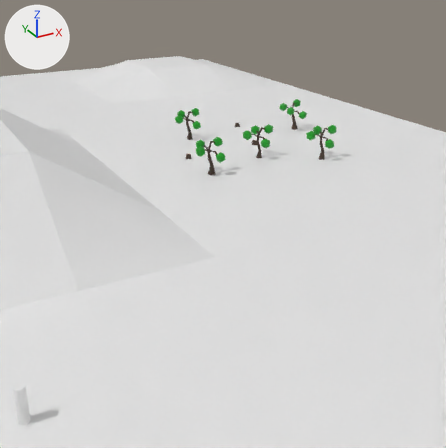
The Blender file assets/terrain.blend: old version first, new version second.
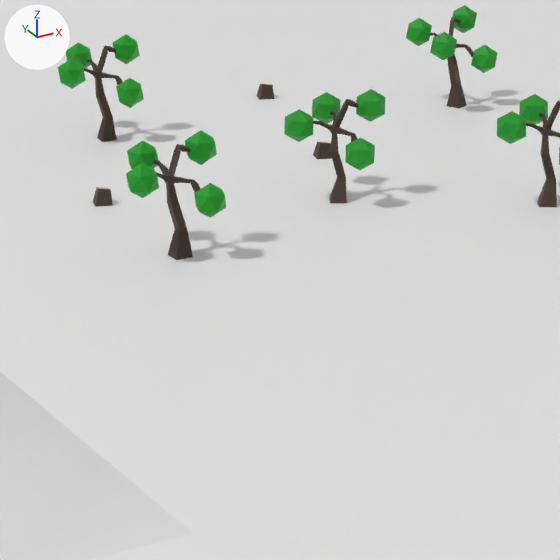
Each version appears first whole from a 50 mm camera at (-3.2, -54.29, 18.02) aimed at (18.31, -15.17, -1.54), and next in a close-up on the part from 35% to 73% of the width and 22% to 59% of the height. Every picture has the same lights, and +X, +Y and +Z are marked at upper left. The last two pictures show the newer version.

Names of what the first close-up shows: 'ASSET_TREE.000|0', 'ASSET_TREE.001|0', 'ASSET_TREE.002|0', 'ASSET_TREE.003|0', 'ASSET_TREE.004|0', 'Chunk_0_0' and 3 more.
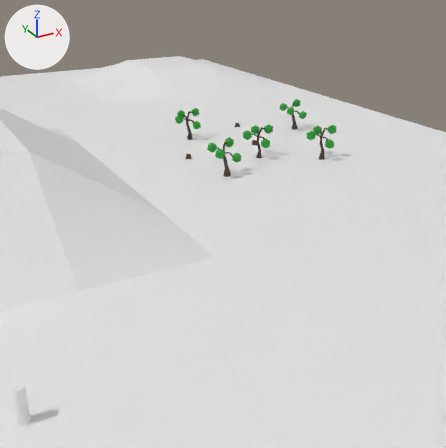
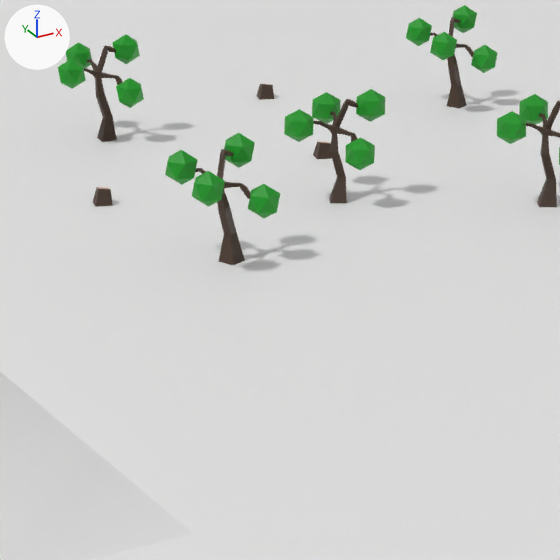
The change, as a diff of the scene's bpy script:
```diff
--- a/assets/terrain.blend.py
+++ b/assets/terrain.blend.py
@@ ob_asset_tree_000_0 @@
 ob_asset_tree_000_0 = bpy.data.objects.new('ASSET_TREE.000|0', me_icosphere_003)
-ob_asset_tree_000_0.location = (21.09, -8.08, 0.0)
-ob_asset_tree_000_0.rotation_euler = (0.0, 0.0, 0.289)  # degrees (0, 0, 17)
+ob_asset_tree_000_0.location = (22.09, -9.08, 0.0)
+ob_asset_tree_000_0.rotation_euler = (0.0, 0.0, 0.69)  # degrees (0, 0, 40)
```

Boxes [x1, y1, x2, y2] around the edits, measured in the close-ups (560 x 560 px):
'ASSET_TREE.000|0', moved, turned: before [126, 130, 226, 260]; after [165, 133, 280, 265]
